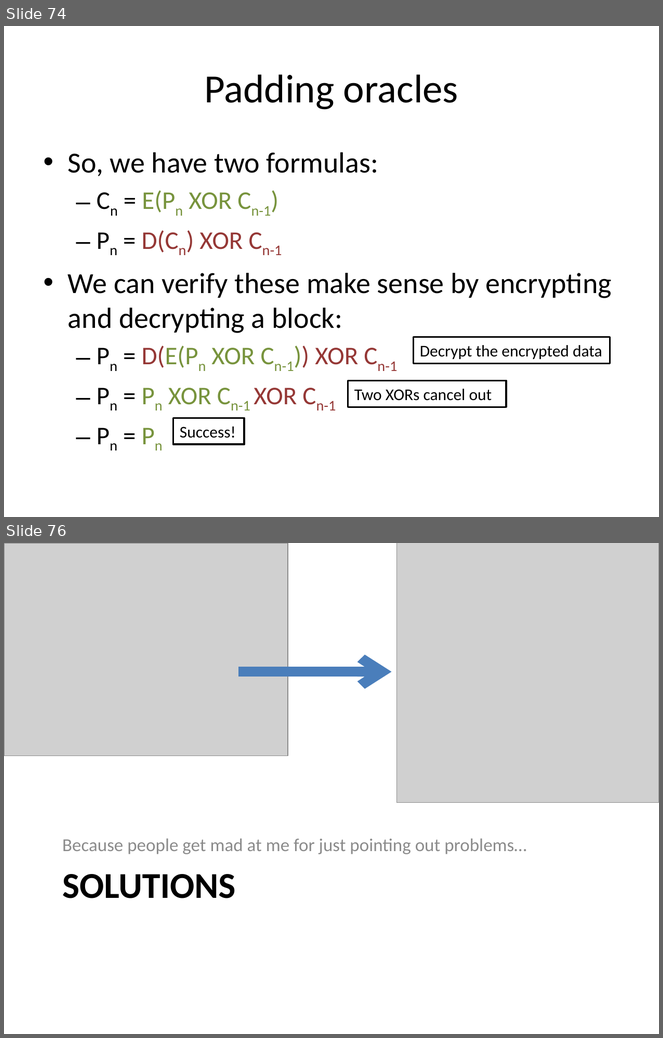
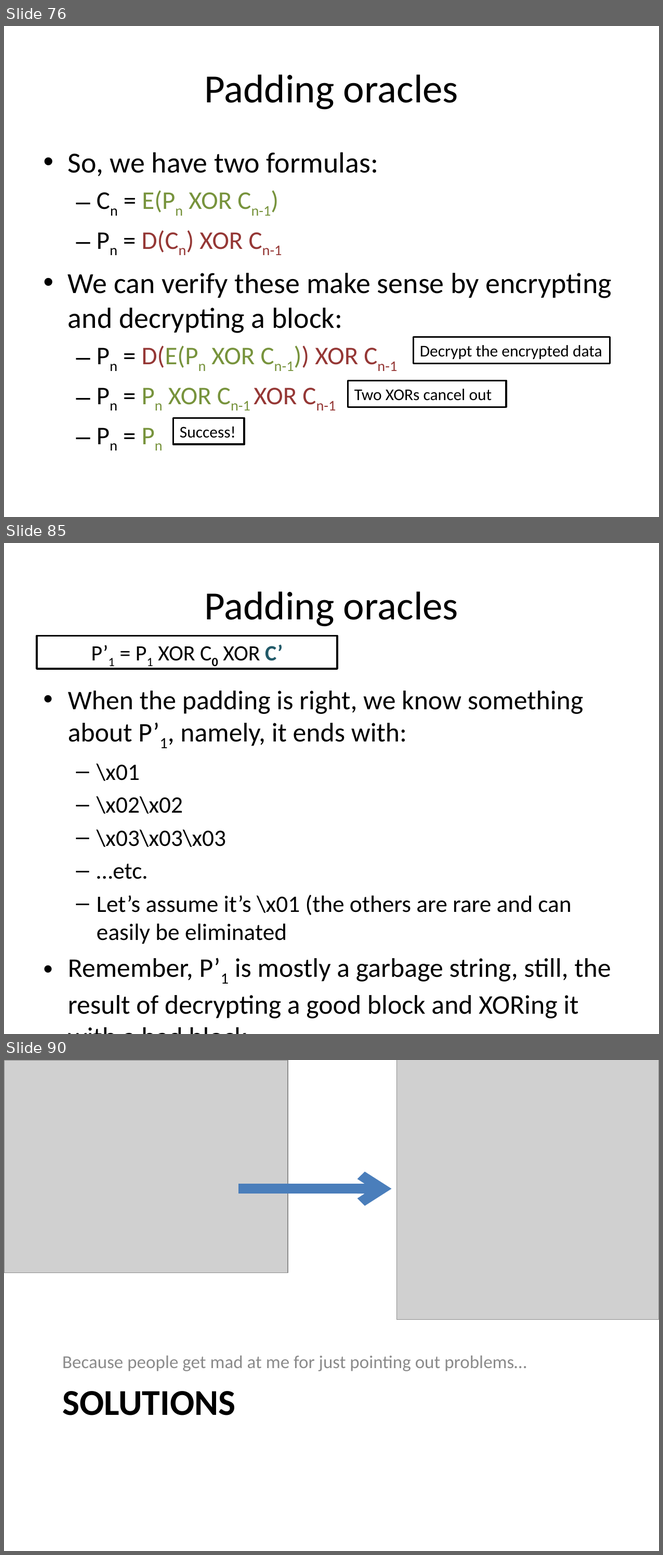
Before and after one commit to iagox86/2013-02-Shmoocon-talk, a slide deck: Shmoocon.pptx. Shown one above the other, each under a label of ours: slides 74 and 76 before the commit, slides 76, 85 and 90 after it; the slides between them are not shown. The pictures are 663x1038 and 663x1555 pixels, drawn with LibreOffice and Linux fonts; fonts in the diff are those of the drawing; grey boxes stand for pictures. Boxes give left, top, right and bottom in pixels: in the first picture for what was removed or moved away, otherwise in the second. Text is boxed around its words. In the diff, an @@ line names an element or a change of style, - is before the commit and + after.

```diff
--- a/Shmoocon.pptx
+++ b/Shmoocon.pptx
@@ slide 85 added at (4,543,659,1034), background #FFFFFF @@
@@ title added at (204,591,458,627), 44 pt, text #000000 @@
+Padding oracles
@@ rectangle added at (37,636,337,669), fill #FFFFFF, outline #000000 2 pt, 24 pt, text #000000 @@
+P’1 = P1 XOR C0 XOR C’
@@ text added at (68,691,611,1019), 29.6 pt, text #000000 @@
+• When the padding is right, we know something about P’1, namely, it ends with:
+  – \x01
+  – \x02\x02
+  – \x03\x03\x03
+  – …etc.
+  – Let’s assume it’s \x01 (the others are rare and can easily be eliminated
+• Remember, P’1 is mostly a garbage string, still, the result of decrypting a good block and XORing it with a bad block
@@ what was slide 74 is now slide 76 @@
@@ what was slide 76 is now slide 90 @@
```
Also in this commit, not shown: 2 slides changed, 14 other slides added, 1 slide removed, 2 other files.
